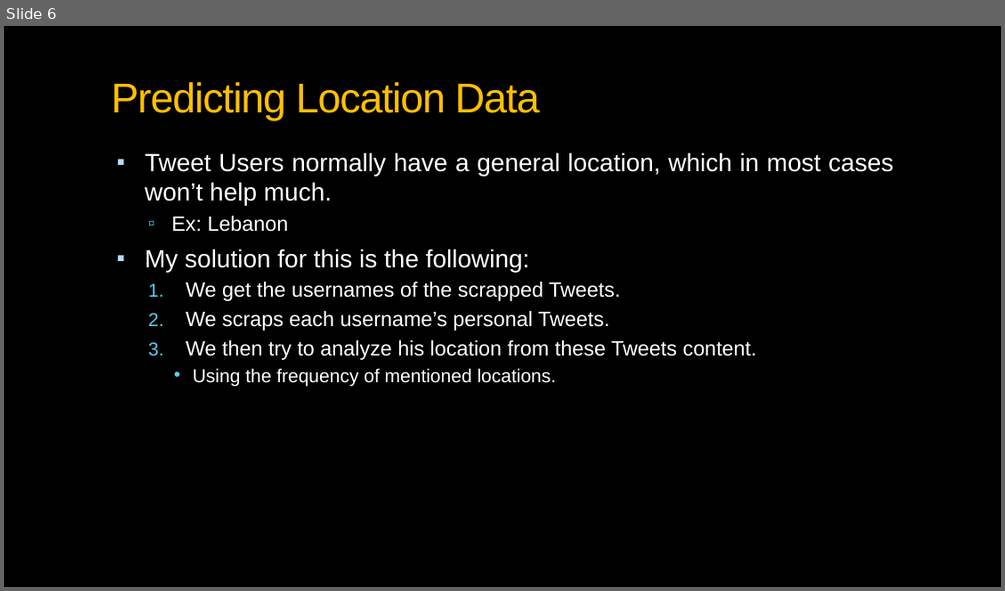
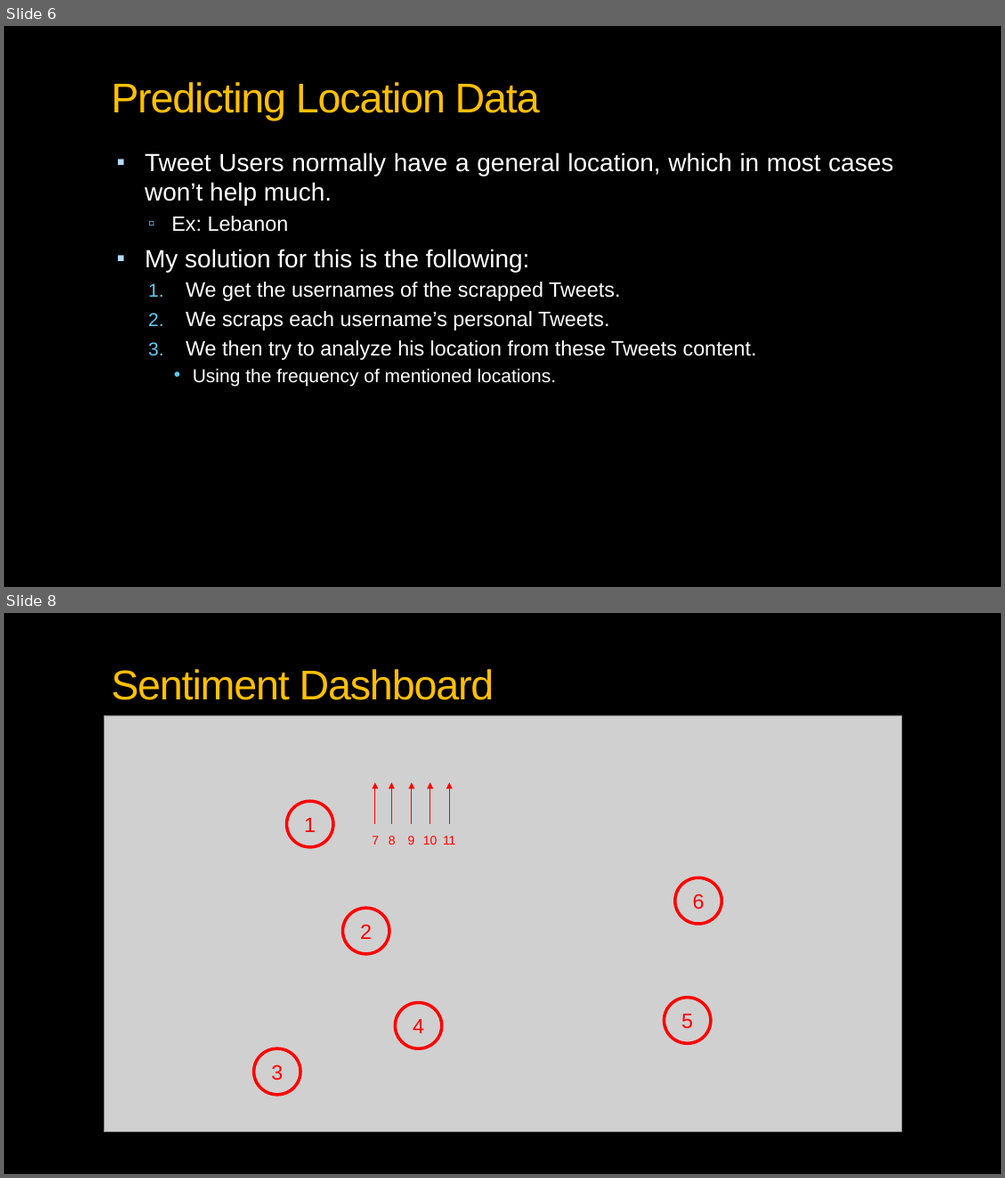
Before and after one commit to aliharakeh/M2-Project, a slide deck: Reports/Geospatial Intelligence_v2.pptx. Shown one above the other, each under a label of ours: slide 6 before the commit, slides 6 and 8 after it; the slides between them are not shown. The pictures are 1005x591 and 1005x1178 pixels, drawn with LibreOffice and Linux fonts; fonts in the diff are those of the drawing; grey boxes stand for pictures; background and template pictures are left out. Boxes give left, top, right and bottom in pixels: in the first picture for what was removed or moved away, otherwise in the second. Text is boxed around its words. In the diff, an @@ line names an element or a change of style, - is before the commit and + after.

```diff
--- a/Reports/Geospatial Intelligence_v2.pptx
+++ b/Reports/Geospatial Intelligence_v2.pptx
@@ slide 8 added at box(4, 613, 1001, 1174), background picture (left out) @@
@@ title added at box(111, 669, 494, 700), 40 pt, text #FFC000 @@
+Sentiment Dashboard
@@ picture added at box(104, 715, 901, 1132) @@
@@ arrow added from (375, 824) to (375, 783), #FF0000 1 pt @@
@@ arrow added from (391, 824) to (391, 783), #FF0000 1 pt @@
@@ arrow added from (412, 824) to (412, 783), #FF0000 1 pt @@
@@ arrow added from (430, 824) to (430, 783), #FF0000 1 pt @@
@@ arrow added from (450, 824) to (450, 783), #FF0000 1 pt @@
@@ ellipse added at box(287, 801, 333, 847), outline #FF0000 3 pt, 20 pt, text #FF0000 @@
+1
@@ ellipse added at box(361, 824, 390, 856), 12 pt, text #FF0000 @@
+7
@@ ellipse added at box(377, 824, 406, 856), 12 pt, text #FF0000 @@
+8
@@ ellipse added at box(396, 824, 426, 856), 12 pt, text #FF0000 @@
+9
@@ ellipse added at box(409, 825, 451, 857), 12 pt, text #FF0000 @@
+10
@@ ellipse added at box(429, 825, 469, 857), 12 pt, text #FF0000 @@
+11
@@ ellipse added at box(675, 877, 721, 925), outline #FF0000 3 pt, 20 pt, text #FF0000 @@
+6
@@ ellipse added at box(343, 908, 389, 954), outline #FF0000 3 pt, 20 pt, text #FF0000 @@
+2
@@ ellipse added at box(395, 1003, 442, 1049), outline #FF0000 3 pt, 20 pt, text #FF0000 @@
+4
@@ ellipse added at box(664, 997, 711, 1044), outline #FF0000 3 pt, 20 pt, text #FF0000 @@
+5
@@ ellipse added at box(254, 1048, 300, 1094), outline #FF0000 3 pt, 20 pt, text #FF0000 @@
+3
```
Also in this commit, not shown: 2 slides changed, 3 other slides added, 1 slide removed.
